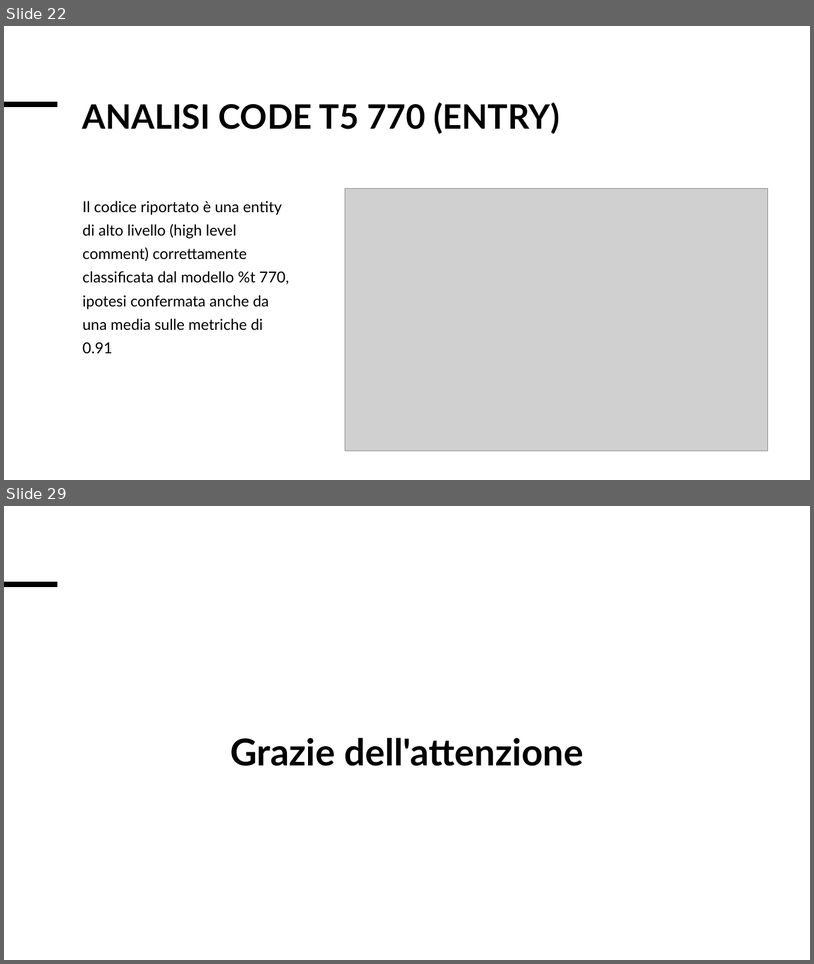
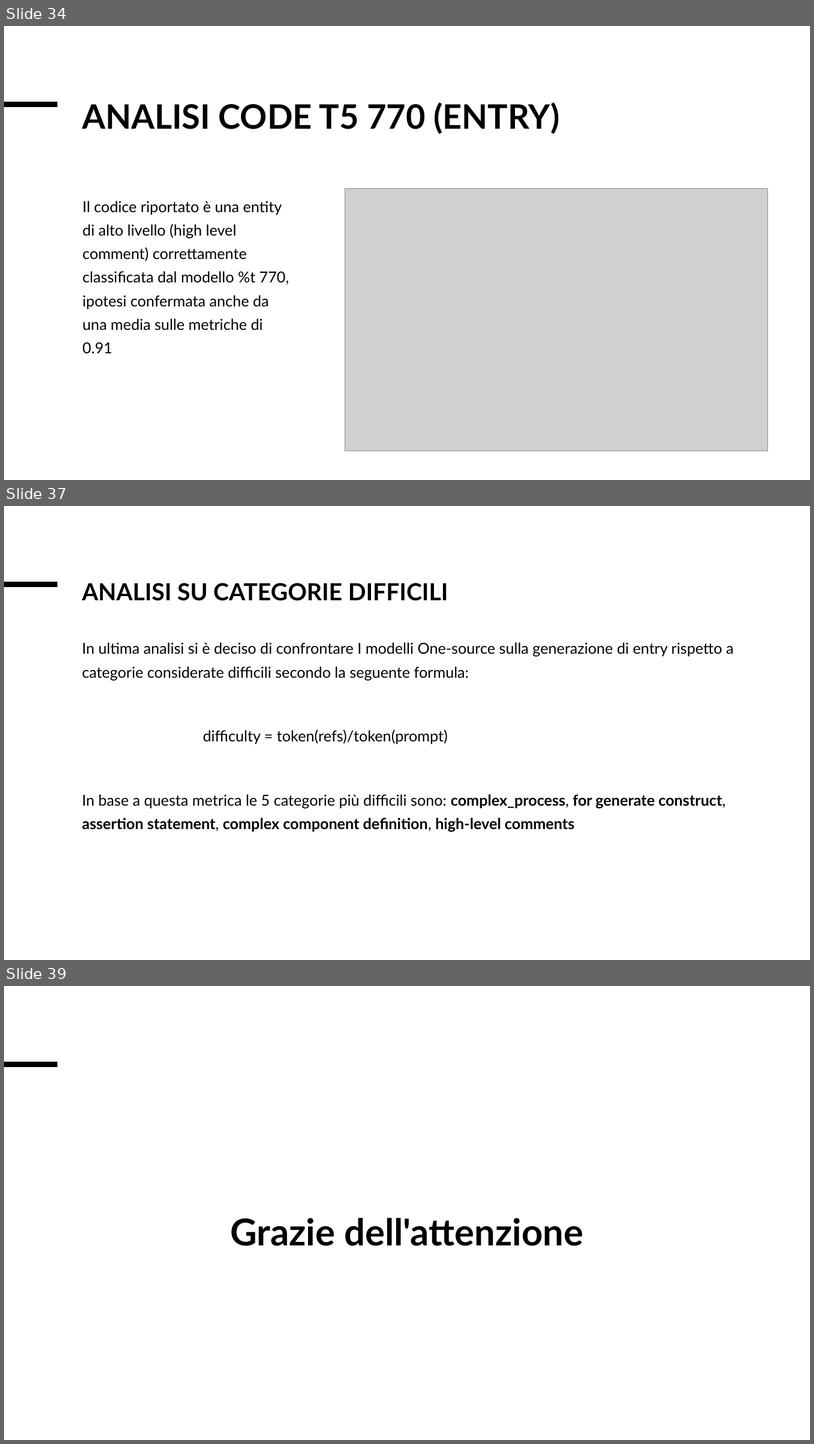
Before and after one commit to Simpronic/Tesi_Generatore_VHDL, a slide deck: altro/Presentazione_risultati.pptx. Shown one above the other, each under a label of ours: slides 22 and 29 before the commit, slides 34, 37 and 39 after it; the slides between them are not shown. The pictures are 814x964 and 814x1444 pixels, drawn with LibreOffice and Linux fonts; fonts in the diff are those of the drawing; grey boxes stand for pictures. Boxes give left, top, right and bottom in pixels: in the first picture for what was removed or moved away, otherwise in the second. Text is boxed around its words. In the diff, an @@ line names an element or a change of style, - is before the commit and + after.

```diff
--- a/altro/Presentazione_risultati.pptx
+++ b/altro/Presentazione_risultati.pptx
@@ slide 37 added at bbox=[4, 506, 810, 960], background #FFFFFF; not listed: 1 template element that a slide beside it also shows @@
@@ title added at bbox=[82, 583, 449, 601], 28 pt, text #000000, bold @@
+ANALISI SU CATEGORIE DIFFICILI
@@ text added at bbox=[82, 642, 734, 832], 18 pt, text #000000 @@
+In ultima analisi si è deciso di confrontare I modelli One-source sulla generazione di entry rispetto a categorie considerate difficili secondo la seguente formula:
+difficulty = token(refs)/token(prompt)
+In base a questa metrica le 5 categorie più difficili sono: complex_process, for generate construct, assertion statement, complex component definition, high-level comments
@@ what was slide 22 is now slide 34 @@
@@ what was slide 29 is now slide 39 @@
```
Also in this commit, not shown: 5 slides changed, 10 other slides added, 1 slide removed, 3 other files.
